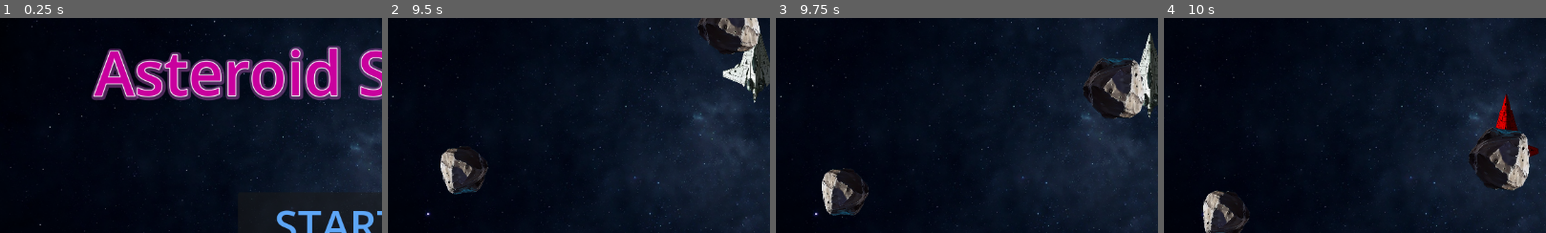
Above: before the commit, frames 1-4 (left to right).
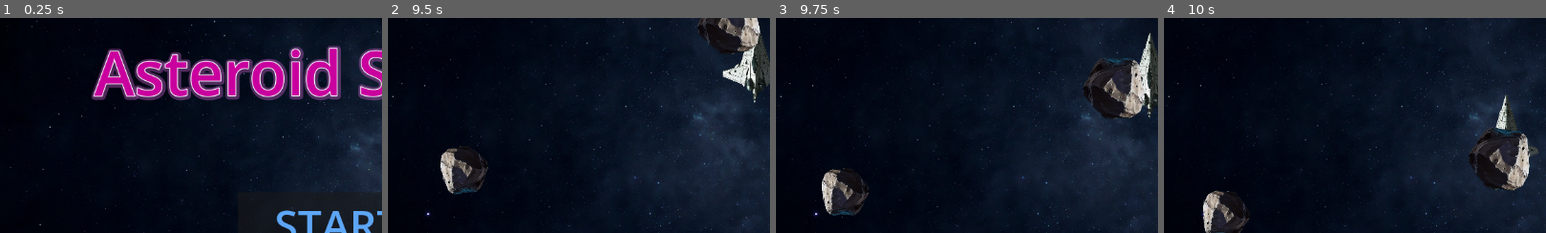
Above: after the commit, the same moments.

Repository: garystorey/godot-space-game
Game: Godot game, scene res://start.tscn
Two runs of this game, one before a commit and one after it. Both use one fixed random seed, a clock stepped at 60 frames per second and the inputs below.
Inputs (mouse positions are % of the whole screen's width and height, from its top left):
- Up to frame 1 (0.25 s): no input
- Up to frame 2 (9.5 s): click "START" at 0.5 s; move the mouse to (72, 45) at 1.27 s; move the mouse to (30, 55) at 2.02 s; move the mouse to (60, 28) at 2.77 s; move the mouse to (45, 70) at 3.52 s; move the mouse to (80, 65) at 4.27 s; move the mouse to (20, 35) at 5.02 s; move the mouse to (55, 50) at 5.77 s; move the mouse to (35, 25) at 6.52 s; move the mouse to (72, 45) at 7.27 s; move the mouse to (30, 55) at 8.02 s; move the mouse to (60, 28) at 8.77 s
- Up to frame 3 (9.75 s): move the mouse to (45, 70) at 9.52 s
- Up to frame 4 (10 s): no input
The pictures show only the part of the screen within x 5-55%, y 25-75%; the shares and areas given below are measured in that part.

Frames 1-3 are identical in both runs. In frame 4, 0.6% of the frame differs, in the area x 86-98%, y 35-65%.

Commit message:
add animatenode to ship

Diff:
--- a/animation_component.gd
+++ b/animation_component.gd
@@ -3,7 +3,6 @@
 class_name AnimateNode
 extends Node
 
-const NOTIFICATION_EDITOR_PROPERTY_CHANGED := Node.Notification.NOTIFICATION_EDITOR_PROPERTY_CHANGED
 
 const P := {
 	# CanvasItem (Node2D + Control)
@@ -254,7 +253,7 @@
 
 
 func _notification(what: int) -> void:
-	if what == NOTIFICATION_POSTINITIALIZE or what == NOTIFICATION_EDITOR_PROPERTY_CHANGED:
+	if what == NOTIFICATION_POSTINITIALIZE:
 		_refresh_tween_data()
 
 
@@ -302,8 +301,8 @@
 	if data.get("requires_control", false) and not (parent is Control):
 		return false
 
-	var track_loop := data.get("loop", false)
-	var track_yoyo := data.get("yoyo", false)
+	var track_loop: bool= data.get("loop", false)
+	var track_yoyo : bool = data.get("yoyo", false)
 	var property_path: String = data.get("property", "")
 	if property_path.is_empty():
 		return false
@@ -350,7 +349,7 @@
 	to_value: Variant,
 	duration: float,
 	trans: Tween.TransitionType,
-	ease: Tween.EaseType,
+	tease: Tween.EaseType,
 	loop: bool,
 	yoyo: bool,
 	requires_node2d: bool = false,
@@ -362,7 +361,7 @@
 		"to": to_value,
 		"duration": duration,
 		"trans": trans,
-		"ease": ease,
+		"ease": tease,
 		"loop": loop,
 		"yoyo": yoyo,
 		"requires_node2d": requires_node2d,
@@ -371,28 +370,28 @@
 
 
 func _make_track_branch(t: Tween) -> Tween:
-        var branch: Tween
-        if play_parallel:
-                branch = t.parallel()
-        else:
-                branch = t.sequence()
-                branch.set_parallel(false)
-        return branch
-
-
-func _tween_property(t: Tween, property_path: String, to_value: Variant, duration: float, trans: Tween.TransitionType, ease: Tween.EaseType, yoyo: bool) -> void:
-        var branch: Tween = _make_track_branch(t)
-        var from_value := _get_property_value(property_path)
-
-        var forward: Tween = branch.tween_property(parent, property_path, to_value, duration)
-        forward.from(from_value)
-        forward.set_trans(trans)
-        forward.set_ease(ease)
-
-        if yoyo:
-                var backward: Tween = branch.tween_property(parent, property_path, from_value, duration)
-                backward.set_trans(trans)
-                backward.set_ease(ease)
+		var branch: Tween
+		if play_parallel:
+				branch = t.parallel()
+		else:
+				branch = t.sequence()
+				branch.set_parallel(false)
+		return branch
+
+
+func _tween_property(t: Tween, property_path: String, to_value: Variant, duration: float, trans: Tween.TransitionType, tease: Tween.EaseType, yoyo: bool) -> void:
+	var branch: Tween = _make_track_branch(t)
+	var from_value = _get_property_value(property_path)
+
+	var forward: PropertyTweener = branch.tween_property(parent, property_path, to_value, duration)
+	forward.from(from_value)
+	forward.set_trans(trans)
+	forward.set_ease(tease)
+
+	if yoyo:
+		var backward: PropertyTweener = branch.tween_property(parent, property_path, from_value, duration)
+		backward.set_trans(trans)
+		backward.set_ease(tease)
 
 
 func _get_property_value(property_path: String) -> Variant:
@@ -414,7 +413,7 @@
 		warnings.append("sequential_order contains unknown keys: %s" % [unknown])
 
 	# Duplicates
-        var seen: Dictionary = {}
+	var seen: Dictionary = {}
 	var dups: Array[StringName] = []
 	for key in sequential_order:
 		if seen.has(key):
--- a/game.tscn
+++ b/game.tscn
@@ -6,6 +6,7 @@
 [ext_resource type="Script" uid="uid://bgcu4c81d7px5" path="res://player.gd" id="2_fc0e3"]
 [ext_resource type="Texture2D" uid="uid://bycrejhxgbdgl" path="res://assets/ship.png" id="4_7jktm"]
 [ext_resource type="AudioStream" uid="uid://kje8rf4vuu8k" path="res://assets/wooden-thud-mono-6244.mp3" id="5_ryrav"]
+[ext_resource type="Script" uid="uid://dvronq2ujghfp" path="res://animation_component.gd" id="6_j5wjh"]
 [ext_resource type="AudioStream" uid="uid://e573kjwwyslm" path="res://assets/output.mp3" id="7_eow3j"]
 
 [sub_resource type="LabelSettings" id="LabelSettings_7jktm"]
@@ -41,6 +42,17 @@
 [node name="Sprite2D" type="Sprite2D" parent="Player"]
 scale = Vector2(0.4, 0.4)
 texture = ExtResource("4_7jktm")
+
+[node name="AnimateNode" type="Node" parent="Player/Sprite2D"]
+unique_name_in_owner = true
+script = ExtResource("6_j5wjh")
+auto_play_on_ready = true
+sequential_order = Array[StringName]([&"pos_x", &"pos_y", &"rot_deg", &"scale_x", &"scale_y", &"pivot_x", &"pivot_y", &"modulate", &"alpha", &"self_modulate", &"self_alpha", &"skew", &"gpos_x", &"gpos_y", &"grot_deg", &"gscale_x", &"gscale_y", &"size_x", &"size_y"])
+modulate_enabled = true
+modulate_to = Color(0.57254905, 0.17254902, 0.9882353, 1)
+modulate_loop = true
+modulate_yoyo = true
+metadata/_custom_type_script = "uid://dvronq2ujghfp"
 
 [node name="CollisionPolygon2D" type="CollisionPolygon2D" parent="Player"]
 unique_name_in_owner = true
--- a/player.gd
+++ b/player.gd
@@ -5,6 +5,7 @@
 @onready var score_text: Label = %ScoreText
 @onready var lives_text: Label = %LivesText
 @onready var sfx: AudioStreamPlayer2D = %Sfx
+@onready var animate_node: AnimateNode = %AnimateNode
 
 @export var max_lives: int = 5
 
@@ -25,97 +26,97 @@
 var knockback_max_speed: float = 900.0  # cap so it doesn't rocket away
 
 func _ready() -> void:
-    monitoring = true
-    monitorable = true
+	monitoring = true
+	monitorable = true
 
-    body_entered.connect(_on_body_entered)
-    body_exited.connect(_on_body_exited)
+	body_entered.connect(_on_body_entered)
+	body_exited.connect(_on_body_exited)
 
-    sfx.stream = HIT_SFX
-    current_lives = max_lives
-    lives_text.text = str(current_lives)
+	sfx.stream = HIT_SFX
+	current_lives = max_lives
+	lives_text.text = str(current_lives)
 
-    set_deferred("monitoring", false)
-    set_deferred("monitoring", true)
+	set_deferred("monitoring", false)
+	set_deferred("monitoring", true)
 
-    await get_tree().process_frame
-    for body in get_overlapping_bodies():
-        _on_body_entered(body)
+	await get_tree().process_frame
+	for body in get_overlapping_bodies():
+		_on_body_entered(body)
 
-    target_position = global_position
+	target_position = global_position
 
 func _process(_delta: float) -> void:
-    target_position = get_global_mouse_position()
+	target_position = get_global_mouse_position()
 
 func _physics_process(delta: float) -> void:
-    global_position.x = clampf(global_position.x, 20.0, 1135.0)
-    global_position.y = clampf(global_position.y, 100.0, 620.0)
+	global_position.x = clampf(global_position.x, 20.0, 1135.0)
+	global_position.y = clampf(global_position.y, 100.0, 620.0)
 
-    var to_target: Vector2 = target_position - global_position
-    var distance: float = to_target.length()
+	var to_target: Vector2 = target_position - global_position
+	var distance: float = to_target.length()
 
-    if distance <= arrive_radius:
-        velocity = velocity.move_toward(Vector2.ZERO, acceleration * delta)
-        global_position += velocity * delta
-        return
+	if distance <= arrive_radius:
+		velocity = velocity.move_toward(Vector2.ZERO, acceleration * delta)
+		global_position += velocity * delta
+		return
 
-    var desired_speed: float = max_speed
-    if distance < slow_radius:
-        desired_speed = max_speed * (distance / slow_radius)
+	var desired_speed: float = max_speed
+	if distance < slow_radius:
+		desired_speed = max_speed * (distance / slow_radius)
 
-    var desired_velocity: Vector2 = to_target.normalized() * desired_speed
-    var steering: Vector2 = desired_velocity - velocity
-    var max_change: float = acceleration * delta
-    if steering.length() > max_change:
-        steering = steering.normalized() * max_change
+	var desired_velocity: Vector2 = to_target.normalized() * desired_speed
+	var steering: Vector2 = desired_velocity - velocity
+	var max_change: float = acceleration * delta
+	if steering.length() > max_change:
+		steering = steering.normalized() * max_change
 
-    velocity += steering
-    if velocity.length() > max_speed:
-        velocity = velocity.normalized() * max_speed
+	velocity += steering
+	if velocity.length() > max_speed:
+		velocity = velocity.normalized() * max_speed
 
-    global_position += velocity * delta
+	global_position += velocity * delta
 
 func update_lives(amount: int) -> void:
-    current_lives += amount
-    current_lives = clampi(current_lives, 0, max_lives)
-    lives_text.text = str(current_lives)
+	current_lives += amount
+	current_lives = clampi(current_lives, 0, max_lives)
+	lives_text.text = str(current_lives)
 
 func _on_body_entered(body: Node) -> void:
-    if not (body is RigidBody2D):
-        return
+	if not (body is RigidBody2D):
+		return
 
-    var rb := body as RigidBody2D
-    rb.sleeping = false
-    modulate = Color.RED
-    sfx.play()
+	var rb := body as RigidBody2D
+	rb.sleeping = false
+	animate_node.play_enabled()
+	sfx.play()
 
-    var dir: Vector2 = rb.global_position - global_position
-    if dir == Vector2.ZERO:
-        dir = Vector2.RIGHT
-    dir = dir.normalized()
+	var dir: Vector2 = rb.global_position - global_position
+	if dir == Vector2.ZERO:
+		dir = Vector2.RIGHT
+	dir = dir.normalized()
 
-    rb.apply_impulse(dir * knockback_impulse)
+	rb.apply_impulse(dir * knockback_impulse)
 
-    var v_along: float = rb.linear_velocity.dot(dir)
-    var needed_boost: float = knockback_min_dv - v_along
-    if needed_boost > 0.0:
-        rb.linear_velocity += dir * needed_boost
+	var v_along: float = rb.linear_velocity.dot(dir)
+	var needed_boost: float = knockback_min_dv - v_along
+	if needed_boost > 0.0:
+		rb.linear_velocity += dir * needed_boost
 
-    if rb.linear_velocity.length() > knockback_max_speed:
-        rb.linear_velocity = rb.linear_velocity.normalized() * knockback_max_speed
+	if rb.linear_velocity.length() > knockback_max_speed:
+		rb.linear_velocity = rb.linear_velocity.normalized() * knockback_max_speed
 
-    var score := maxi(int(score_text.text) - 1000, 0)
-    score_text.text = str(score)
+	var score := maxi(int(score_text.text) - 1000, 0)
+	score_text.text = str(score)
 
 func _on_body_exited(body: Node) -> void:
-    if not (body is RigidBody2D):
-        return
+	if not (body is RigidBody2D):
+		return
 
-    modulate = Color.WHITE
-    update_lives(-1)
-    if current_lives <= 0:
-        end_game()
+	modulate = Color.WHITE
+	update_lives(-1)
+	if current_lives <= 0:
+		end_game()
 
 func end_game() -> void:
-    visible = false
-    dead.emit()
+	visible = false
+	dead.emit()
Not shown: 1 places in game.tscn that only renumber resources
